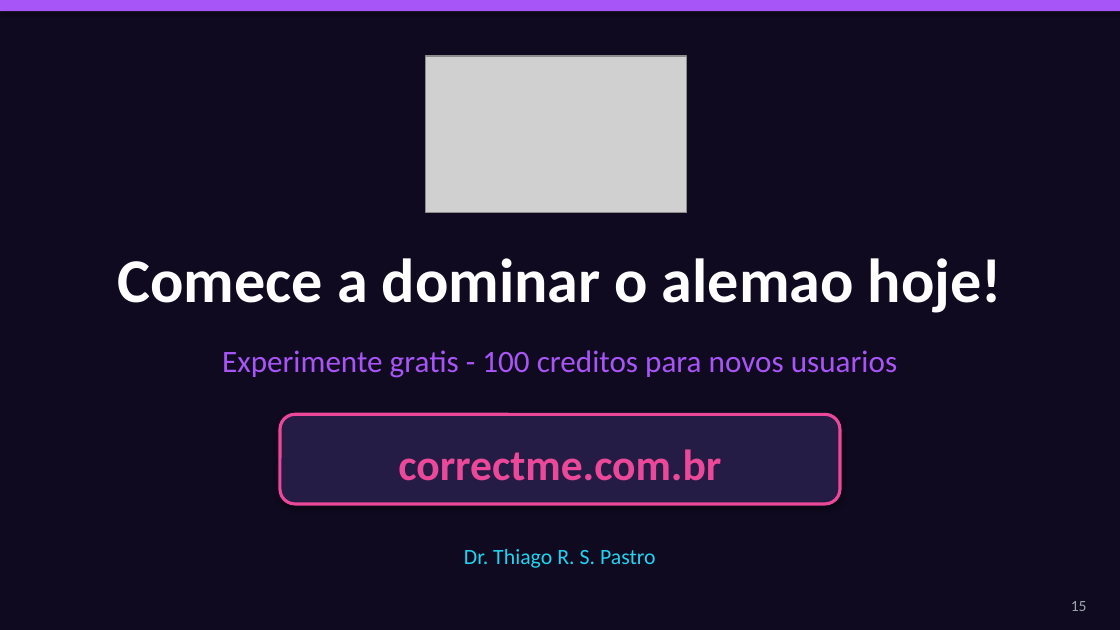
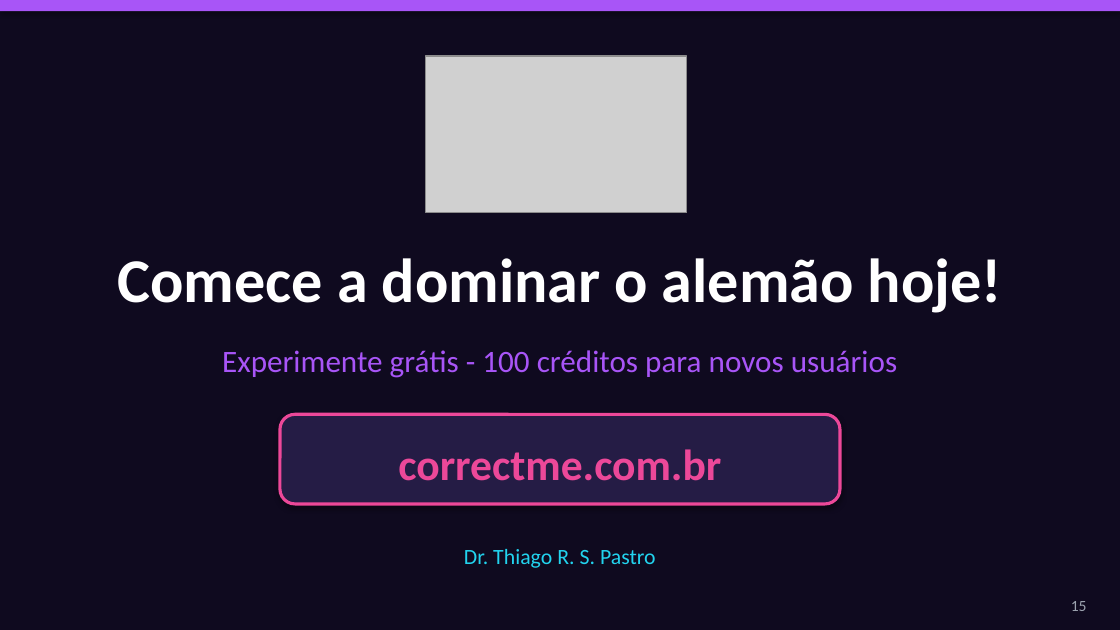
Before and after one commit to ImmoNeural/Correctmemycleverbot, a slide deck: slide 15 of CorrectMe_Apresentacao.pptx. Drawn at 1120x630 pixels with LibreOffice and Linux fonts; fonts in the diff are those of the drawing; grey boxes stand for pictures. Boxes give left, top, right and bottom in pixels: in the first picture for what was removed or moved away, otherwise in the second. Text is boxed around its words. In the diff, an @@ line names an element or a change of style, - is before the commit and + after.

```diff
--- a/CorrectMe_Apresentacao.pptx
+++ b/CorrectMe_Apresentacao.pptx
@@ text at [118, 258, 1002, 313]: text changed @@
-Comece a dominar o alemao hoje!
+Comece a dominar o alemão hoje!
@@ text at [222, 350, 897, 378]: text changed @@
-Experimente gratis - 100 creditos para novos usuarios
+Experimente grátis - 100 créditos para novos usuários
```
Also in this commit, not shown: 14 other slides changed, 1 other file.
